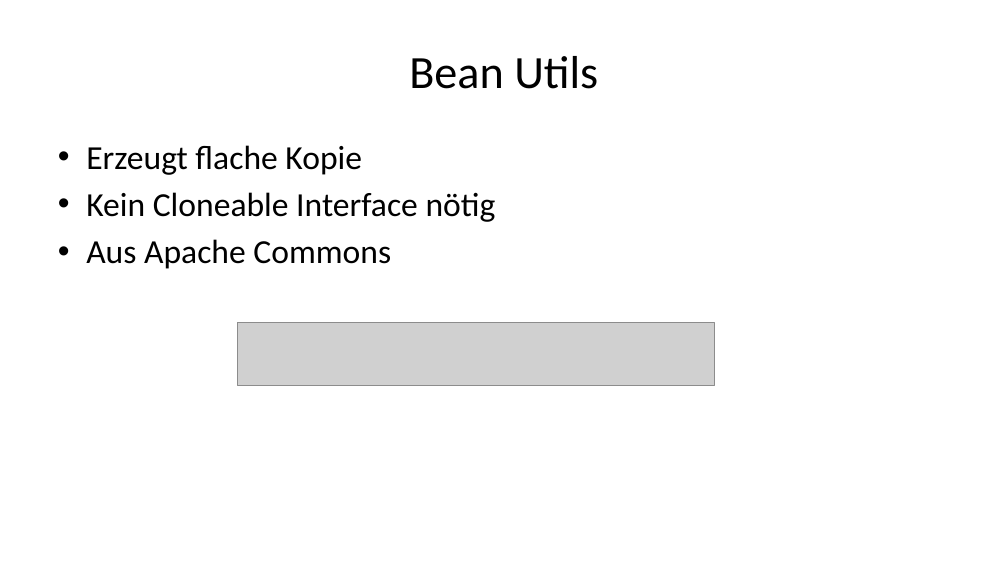
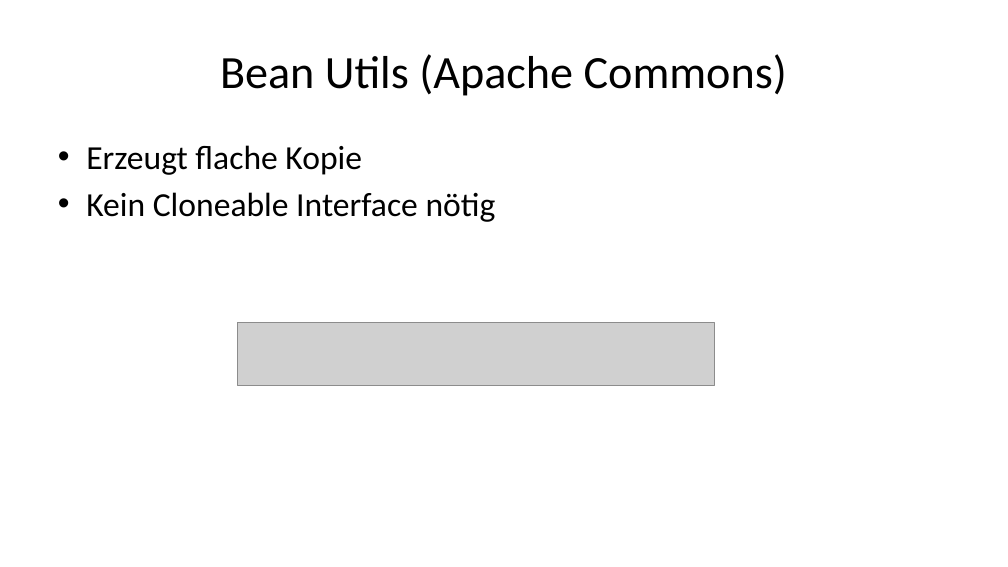
Before and after one commit to doubleSlashde/brownbagLunchCloneObjectsInJava, a slide deck: slide 8 of Klonen von Objekten in Java.pptx. Drawn at 1008x567 pixels with LibreOffice and Linux fonts; fonts in the diff are those of the drawing; grey boxes stand for pictures. Boxes give left, top, right and bottom in pixels: in the first picture for what was removed or moved away, otherwise in the second. Text is boxed around its words. In the diff, an @@ line names an element or a change of style, - is before the commit and + after.

Commit message:
sdf

```diff
--- a/Klonen von Objekten in Java.pptx
+++ b/Klonen von Objekten in Java.pptx
@@ title at (220, 54, 787, 96): text changed @@
-Bean Utils
+Bean Utils (Apache Commons)
@@ text at (86, 239, 391, 269): paragraph removed @@
-• Aus Apache Commons
```
Also in this commit, not shown: 2 other slides changed, 1 slide removed.
